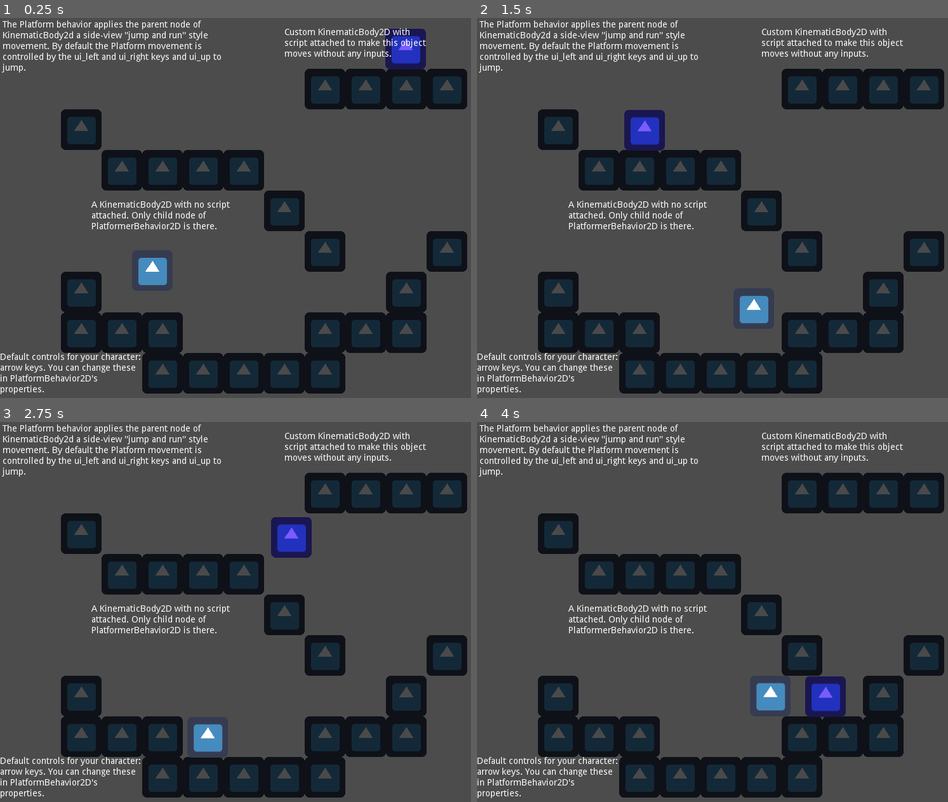
Above: before the commit, frames 1-4 (two rows, left to right).
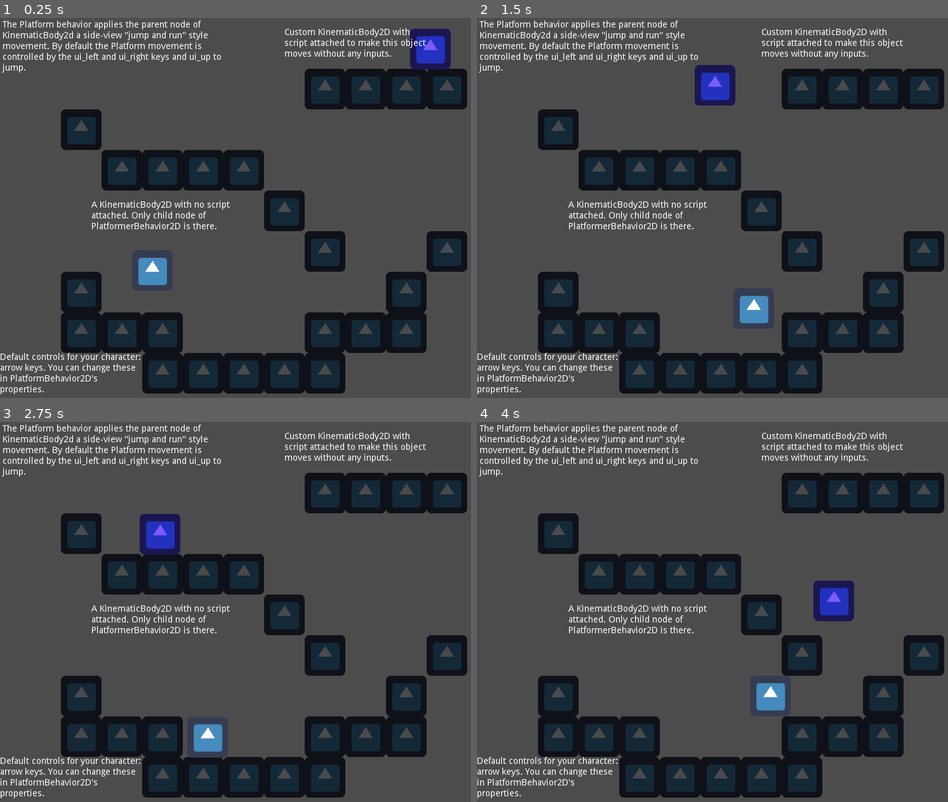
Above: after the commit, the same moments.

Repository: Firstject/Godot---My-Library-Helper
Game: Godot game, scene res://ExampleUsage/UsingPlatformBehavior2D/UsingPlatformBehavior2D.tscn
Two runs of this game, one before a commit and one after it. Both use one fixed random seed, a clock stepped at 60 frames per second and the inputs below. The engine's default icon, where the game draws it, is replaced by a stand-in: a white triangle on a blue panel in a dark square.
Inputs:
- Up to frame 1 (0.25 s): no input
- Up to frame 2 (1.5 s): hold Right (ui_right) from 0.53 s (still down); tap Up (ui_up) at 0.6, 0.77, 1.07, 1.35 s
- Up to frame 3 (2.75 s): tap Up (ui_up) at 1.52, 1.82, 2.1 s; release Right (ui_right) at 2.03 s; hold Left (ui_left) from 2.03 s (still down)
- Up to frame 4 (4 s): release Left (ui_left) at 2.78 s; hold Right (ui_right) from 2.78 s (still down); tap Up (ui_up) at 2.85, 3.02, 3.32, 3.6, 3.77 s

The runs differ from the first frame. In frame 1, 1.3% of the frame differs, in the area x 81-96%, y 2-14%; in frame 2, 1.8%, in the area x 31-55%, y 12-35%; in frame 3, 1.8%; in frame 4, 1.8%.

Commit message:
Redesign PlatformBehavior2D (compat break warning)
- Fixed friction never depend on delta time in physics process.
- More descriptions have been added
- New enum: ProcessType
- New variable: process_mode

Compatibility break warnings:
- Following variable names has been changed:
  - enum MOVE_TYPE_PRESET > MovementType
  - export var GRAVITY_VEC > gravity
  - export var SIDING_CHANGE_SPEED > siding_change_vel
  - export var VELOCITY_X_DAMPING > walk_friction
- Most variable names changed from UPPERCASE to lowercase.

Others:
- new private method: _do_process()

Diff:
--- a/ExampleUsage/UsingPlatformBehavior2D/UsingPlatformBehavior2D.tscn
+++ b/ExampleUsage/UsingPlatformBehavior2D/UsingPlatformBehavior2D.tscn
@@ -13,10 +13,8 @@
 [node name="UsingPlatformBehavior2D" type="Node"]
 
 [node name="StaticBlocks" type="Node2D" parent="."]
-editor/display_folded = true
 
 [node name="StaticBody2D" type="StaticBody2D" parent="StaticBlocks"]
-editor/display_folded = true
 modulate = Color( 0.294118, 0.294118, 0.294118, 1 )
 position = Vector2( 320, 560 )
 
@@ -27,7 +25,6 @@
 texture = ExtResource( 1 )
 
 [node name="StaticBody2D2" type="StaticBody2D" parent="StaticBlocks"]
-editor/display_folded = true
 modulate = Color( 0.294118, 0.294118, 0.294118, 1 )
 position = Vector2( 384, 560 )
 
@@ -38,7 +35,6 @@
 texture = ExtResource( 1 )
 
 [node name="StaticBody2D3" type="StaticBody2D" parent="StaticBlocks"]
-editor/display_folded = true
 modulate = Color( 0.294118, 0.294118, 0.294118, 1 )
 position = Vector2( 448, 560 )
 
@@ -49,7 +45,6 @@
 texture = ExtResource( 1 )
 
 [node name="StaticBody2D4" type="StaticBody2D" parent="StaticBlocks"]
-editor/display_folded = true
 modulate = Color( 0.294118, 0.294118, 0.294118, 1 )
 position = Vector2( 512, 560 )
 
@@ -60,7 +55,6 @@
 texture = ExtResource( 1 )
 
 [node name="StaticBody2D5" type="StaticBody2D" parent="StaticBlocks"]
-editor/display_folded = true
 modulate = Color( 0.294118, 0.294118, 0.294118, 1 )
 position = Vector2( 512, 496 )
 
@@ -71,7 +65,6 @@
 texture = ExtResource( 1 )
 
 [node name="StaticBody2D6" type="StaticBody2D" parent="StaticBlocks"]
-editor/display_folded = true
 modulate = Color( 0.294118, 0.294118, 0.294118, 1 )
 position = Vector2( 256, 560 )
 
@@ -82,7 +75,6 @@
 texture = ExtResource( 1 )
 
 [node name="StaticBody2D7" type="StaticBody2D" parent="StaticBlocks"]
-editor/display_folded = true
 modulate = Color( 0.294118, 0.294118, 0.294118, 1 )
 position = Vector2( 256, 496 )
 
@@ -93,7 +85,6 @@
 texture = ExtResource( 1 )
 
 [node name="StaticBody2D8" type="StaticBody2D" parent="StaticBlocks"]
-editor/display_folded = true
 modulate = Color( 0.294118, 0.294118, 0.294118, 1 )
 position = Vector2( 192, 496 )
 
@@ -104,7 +95,6 @@
 texture = ExtResource( 1 )
 
 [node name="StaticBody2D9" type="StaticBody2D" parent="StaticBlocks"]
-editor/display_folded = true
 modulate = Color( 0.294118, 0.294118, 0.294118, 1 )
 position = Vector2( 128, 496 )
 
@@ -115,7 +105,6 @@
 texture = ExtResource( 1 )
 
 [node name="StaticBody2D10" type="StaticBody2D" parent="StaticBlocks"]
-editor/display_folded = true
 modulate = Color( 0.294118, 0.294118, 0.294118, 1 )
 position = Vector2( 128, 432 )
 
@@ -126,7 +115,6 @@
 texture = ExtResource( 1 )
 
 [node name="StaticBody2D11" type="StaticBody2D" parent="StaticBlocks"]
-editor/display_folded = true
 modulate = Color( 0.294118, 0.294118, 0.294118, 1 )
 position = Vector2( 576, 496 )
 
@@ -137,7 +125,6 @@
 texture = ExtResource( 1 )
 
 [node name="StaticBody2D12" type="StaticBody2D" parent="StaticBlocks"]
-editor/display_folded = true
 modulate = Color( 0.294118, 0.294118, 0.294118, 1 )
 position = Vector2( 640, 496 )
 
@@ -148,7 +135,6 @@
 texture = ExtResource( 1 )
 
 [node name="StaticBody2D13" type="StaticBody2D" parent="StaticBlocks"]
-editor/display_folded = true
 modulate = Color( 0.294118, 0.294118, 0.294118, 1 )
 position = Vector2( 640, 432 )
 
@@ -159,7 +145,6 @@
 texture = ExtResource( 1 )
 
 [node name="StaticBody2D14" type="StaticBody2D" parent="StaticBlocks"]
-editor/display_folded = true
 modulate = Color( 0.294118, 0.294118, 0.294118, 1 )
 position = Vector2( 704, 368 )
 
@@ -170,7 +155,6 @@
 texture = ExtResource( 1 )
 
 [node name="StaticBody2D15" type="StaticBody2D" parent="StaticBlocks"]
-editor/display_folded = true
 modulate = Color( 0.294118, 0.294118, 0.294118, 1 )
 position = Vector2( 512, 368 )
 
@@ -181,7 +165,6 @@
 texture = ExtResource( 1 )
 
 [node name="StaticBody2D16" type="StaticBody2D" parent="StaticBlocks"]
-editor/display_folded = true
 modulate = Color( 0.294118, 0.294118, 0.294118, 1 )
 position = Vector2( 448, 304 )
 
@@ -192,7 +175,6 @@
 texture = ExtResource( 1 )
 
 [node name="StaticBody2D17" type="StaticBody2D" parent="StaticBlocks"]
-editor/display_folded = true
 modulate = Color( 0.294118, 0.294118, 0.294118, 1 )
 position = Vector2( 384, 240 )
 
@@ -203,7 +185,6 @@
 texture = ExtResource( 1 )
 
 [node name="StaticBody2D18" type="StaticBody2D" parent="StaticBlocks"]
-editor/display_folded = true
 modulate = Color( 0.294118, 0.294118, 0.294118, 1 )
 position = Vector2( 320, 240 )
 
@@ -214,7 +195,6 @@
 texture = ExtResource( 1 )
 
 [node name="StaticBody2D19" type="StaticBody2D" parent="StaticBlocks"]
-editor/display_folded = true
 modulate = Color( 0.294118, 0.294118, 0.294118, 1 )
 position = Vector2( 256, 240 )
 
@@ -225,7 +205,6 @@
 texture = ExtResource( 1 )
 
 [node name="StaticBody2D20" type="StaticBody2D" parent="StaticBlocks"]
-editor/display_folded = true
 modulate = Color( 0.294118, 0.294118, 0.294118, 1 )
 position = Vector2( 192, 240 )
 
@@ -236,7 +215,6 @@
 texture = ExtResource( 1 )
 
 [node name="StaticBody2D21" type="StaticBody2D" parent="StaticBlocks"]
-editor/display_folded = true
 modulate = Color( 0.294118, 0.294118, 0.294118, 1 )
 position = Vector2( 128, 176 )
 
@@ -247,7 +225,6 @@
 texture = ExtResource( 1 )
 
 [node name="StaticBody2D22" type="StaticBody2D" parent="StaticBlocks"]
-editor/display_folded = true
 modulate = Color( 0.294118, 0.294118, 0.294118, 1 )
 position = Vector2( 512, 112 )
 
@@ -258,7 +235,6 @@
 texture = ExtResource( 1 )
 
 [node name="StaticBody2D23" type="StaticBody2D" parent="StaticBlocks"]
-editor/display_folded = true
 modulate = Color( 0.294118, 0.294118, 0.294118, 1 )
 position = Vector2( 576, 112 )
 
@@ -269,7 +245,6 @@
 texture = ExtResource( 1 )
 
 [node name="StaticBody2D24" type="StaticBody2D" parent="StaticBlocks"]
-editor/display_folded = true
 modulate = Color( 0.294118, 0.294118, 0.294118, 1 )
 position = Vector2( 640, 112 )
 
@@ -280,7 +255,6 @@
 texture = ExtResource( 1 )
 
 [node name="StaticBody2D25" type="StaticBody2D" parent="StaticBlocks"]
-editor/display_folded = true
 modulate = Color( 0.294118, 0.294118, 0.294118, 1 )
 position = Vector2( 704, 112 )
 
@@ -304,7 +278,7 @@
 shape = SubResource( 2 )
 
 [node name="PlatformBehavior2D" parent="KinematicBody2D" instance=ExtResource( 2 )]
-CONTROL_ENABLE = true
+control_enable = true
 
 [node name="Another AI test" type="KinematicBody2D" parent="."]
 position = Vector2( 704, 48 )
@@ -322,9 +296,6 @@
 shape = SubResource( 2 )
 
 [node name="PlatformBehavior2D" parent="Another AI test" instance=ExtResource( 2 )]
-GRAVITY_VEC = Vector2( 0, 1800 )
-WALK_SPEED = 300.0
-VELOCITY_X_DAMPING = 1.0
 
 [node name="Explaination" type="Control" parent="."]
 anchor_right = 1.0
--- a/Lib/PlatformBehavior2D/PlatformBehavior2D.gd
+++ b/Lib/PlatformBehavior2D/PlatformBehavior2D.gd
@@ -7,7 +7,7 @@
 class_name User_PlatformBehavior2D, "./PlatformBehavior.png"
 
 """
-	The Platform behavior applies the parent node of
+	The Platform behavior applies the root node of
 	KinematicBody2d a side-view 'jump and run' style
 	movement. By default the Platform movement is
 	controlled by the ui_left and ui_right keys and
@@ -15,35 +15,39 @@
 
 	To set up custom controls, you
 	can do so by setting export variables:
-	   DEFAULT_CONTROL_LEFT = 'ui_left'
-	   DEFAULT_CONTROL_RIGHT = 'ui_right'
-	   DEFAULT_CONTROL_JUMP = 'ui_up'
+	- default_control_left = 'ui_left'
+	- default_control_right = 'ui_right'
+	- default_control_jump = 'ui_up'
+
 	To set up automatic controls, you can set
 	either one of these:
-	   simulate_walk_left = true
-	   simulate_walk_right = true
-	   simulate_jump = true
-	While any of the above is true (e.g.
-	simulate_walk_left), the parent node will
-	move itself as if it was holding left button.
-
-	  ###Usage###
-	Instance PlatformBehavior2D (from /Lib) or
-	adding child node as
-	User_PlatformBehavior2D (PlatformBehavior2D.gd)
-	where you want a KinematicBody2D to have this
-	behavior enabled. When attached, it's ready
-	to be used!
-
-	PROs:
-	 - No need to attach script and write it over
-	   on every KinematicBody2D objects.
-	 - Can be used on every object that's
-	   KinematicBody2D.
-	CONs:
-	 - Quite complex to use.
-	 - The script is currently very complicated to
-	   understand if you plan to improve it.
+	- simulate_walk_left = true
+	- simulate_walk_right = true
+	- simulate_jump = true
+
+	While any of the above is true (e.g. simulate_walk_left),
+	the root node will move itself as if it was holding
+	left button.
+
+	**Usage**
+
+	Instance PlatformBehavior2D (from /Lib) or adding child node as
+	FJ_Inst_PlatformBehavior2D (PlatformBehavior2D.gd) and specify
+	the target KinematicBody2D node to have this behavior enabled.
+
+	**PROs:**
+
+	- No need to attach script and write it over on every
+	KinematicBody2D objects.
+
+	- Can be used on every object that's KinematicBody2D.
+
+	**CONs:**
+
+	- Quite complex to use.
+
+	- The script is currently very complex to use if you plan
+	to improve it.
 """
 
 #-------------------------------------------------
@@ -89,109 +93,149 @@
 #      Constants
 #-------------------------------------------------
 
-enum MOVE_TYPE_PRESET {
-	MOVE_AND_SLIDE,
-	MOVE_AND_COLLIDE
-}
-
+#Type at which the method will be used on root node.
+enum MovementType {MOVE_AND_SLIDE, MOVE_AND_COLLIDE}
+
+#Type during the processing step of the main loop.
+enum ProcessType {IDLE, PHYSICS}
 
 #-------------------------------------------------
 #      Properties
 #-------------------------------------------------
 
 #The node you want to have this behavior applied.
-export (NodePath) var root_node = "./.."
-
-#When off, this will become 'inactive' state.
-export(bool) var ACTIVE = true
-
-#Movement type for root node of KinematicBody2D
-#If it's MOVE_AND_SLIDE, method move_and_slide()
-#will be used. If it's MOVE_AND_COLLIDE, method
-#move_and_collide() will be used. It's advise to
-#leave MOVE_AND_SLIDE default.
-export(MOVE_TYPE_PRESET) var move_type = 0
+export (NodePath) var root_node : NodePath = "./.."
+
+#If false, the behavior is in disabled state and won't do anything.
+export (bool) var active := true
+
+#The process how the object moves from a chosen behavior:
+#
+#- Idle: Update once per frame.
+#
+#- Physics: Update and sync with physics.
+export (ProcessType) var process_mode = ProcessType.PHYSICS
+
+#Movement type for root node of KinematicBody2D.
+#If it's MOVE_AND_SLIDE, method move_and_slide() on root node will be used.
+#If it's MOVE_AND_COLLIDE, method move_and_collide() on root node will be used.
+#It's advise to leave MOVE_AND_SLIDE as default.
+export (MovementType) var move_type := MovementType.MOVE_AND_SLIDE
 
 #The force of gravity, which causes acceleration
 #by vector's axis, in pixels per second.
 #Note that x-axis is not currently supported,
 #and should be used with cautions.
-export(Vector2) var GRAVITY_VEC = Vector2(0, 900.0) # pixels/second/second
-
-#Movement speed when left/right key is pressed,
+export (Vector2) var gravity := Vector2(0, 900.0) # pixels/second/second
+
+#Movement acceleration speed when moving left or right,
 #in in pixels per second.
-export(float) var WALK_SPEED = 250 # pixels/sec
+export (float) var walk_speed := 250.0
+
+#Friction value at which the target root node is not accelerating.
+export (float) var walk_friction := 0.1
 
 #Jump force when jump key is pressed.
-export(float) var JUMP_SPEED = 360
-
-#--
-export(float) var SIDING_CHANGE_SPEED = 10
-
-#--
-export(float) var VELOCITY_X_DAMPING = 0.1
+export (float) var jump_speed := 360.0
+
+#Offset at which when the state of `move_direction` will change.
+export (float) var siding_change_vel := 10.0
+
+#Used in custom_move_and_slide()
+export (bool) var stop_on_slope := false
+
+#Used in custom_move_and_slide()
+export (int) var max_slides := 3
 
 #Maximum fall speed, in pixels per second.
-export(float) var MAX_FALL_SPEED = 300
-
-#Normalized vector for a KinematicBody2D
-#considering as a floor.
-export var FLOOR_NORMAL = Vector2(0, -1)
+export (float) var max_fall_speed := 300.0
+
+#Normalized vector for a KinematicBody2D considering as a floor.
+export (Vector2) var floor_normal := Vector2(0, -1)
 
 #While the character is standing on the floor, it will try to remain
 #snapped to it. If no longer on ground, it will not try to snap again
 #until it touches down.
 #The snap property is a simple vector pointing towards a direction
 #and length (how long it should try to search for the ground to snap)
-export var SNAP_FLOOR_PIXEL = Vector2(0, 6)
-
-#If control is disabled, any keypresses or inputs
-#will not be used.
-export(bool) var CONTROL_ENABLE = false
-
-
-export(String) var DEFAULT_CONTROL_LEFT = 'ui_left'
-export(String) var DEFAULT_CONTROL_RIGHT = 'ui_right'
-export(String) var DEFAULT_CONTROL_JUMP = 'ui_up'
+export (Vector2) var snap_floor_pixel := Vector2(0, 6)
+
+#If false, any keypress or inputs will be disabled.
+export (bool) var control_enable := false
+
+#Default action key for a controlled movement of move left.
+export(String) var default_control_left = 'ui_left'
+
+#Default action key for a controlled movement of move right.
+export(String) var default_control_right = 'ui_right'
+
+#Default action key for a controlled movement of jump.
+export(String) var default_control_jump = 'ui_up'
 
 
 onready var _fetched_root_node : Node = get_node(root_node)
 
+
 #Current velocity reported after move_and_slide or
-#move_and_collided on root node is called.
+#move_and_collided on root node called.
 #Note that if you want to get velocity report before
-#move_and_slide or move_and_collide is called, use
+#move_and_slide or move_and_collide calls, use
 #velocity_before_move_and_slide instead.
 var velocity = Vector2() setget set_velocity, get_velocity
 
+#Time in seconds since leaving the ground.
 var on_air_time : float = 0
 
+#True if the root node is just landed.
 var is_just_landed = true
 
+#True if the root node is just hit ceiling.
 var is_just_hit_ceiling = false
 
-var is_just_by_wall
+#True if the root node is just by wall.
+var is_just_by_wall = false
 
 #Simulate control where it can be toggled.
 #While on, the object will keep moving until toggled off.
 var simulate_walk_left = false
 
+#Simulate control where it can be toggled.
+#While on, the object will keep moving until toggled off.
 var simulate_walk_right = false
 
+#Simulate control where it can be toggled.
+#While on, the object will keep jumping until toggled off.
 var simulate_jump = false
 
+#State at which the target root node is moving left.
+#This is automatically set and you should not set this manually.
 var walk_left = false #Init... once
 
+#State at which the target root node is moving right.
+#This is automatically set and you should not set this manually.
 var walk_right = false #Init... once
 
+#State at which the target root node is currently on floor.
+#This is automatically set and you should not set this manually.
 var on_floor = true
 
+#State at which the target root node is currently on ceiling.
+#This is automatically set and you should not set this manually.
 var on_ceiling = false
 
+#State at which the target root node is currently by wall.
+#This is automatically set and you should not set this manually.
 var on_wall = false
 
+#State at which the target root node is jumping such as by keypress.
+#You should not set this manually.
 var jump = false #Init... once
 
+#Move direction according to moving velocity.
+#Negative value indicates the root node is moving left and positive
+#indicates the root node is moving right, while zero value indicates
+#that no movement is detected.
+#`siding_change_vel` is used for offseting before this state changes.
 var move_direction : int #-1 = moving left, 1 = moving right, 0 = still.
 
 #Velocity before move_and_slide or move_and_collide is called.
@@ -215,17 +259,84 @@
 
 	return warning
 
-func _physics_process(delta):
+func _process(delta: float) -> void:
 	if Engine.is_editor_hint(): #We want this to works only in-game.
 		return
 
+	if process_mode == ProcessType.IDLE:
+		_do_process(delta)
+
+func _physics_process(delta : float) -> void:
+	if Engine.is_editor_hint(): #We want this to works only in-game.
+		return
+
+	if process_mode == ProcessType.PHYSICS:
+		_do_process(delta)
+
+
+#-------------------------------------------------
+#      Public Methods
+#-------------------------------------------------
+
+#The same as calling root node: move_and_slide.
+#This also emit signal the collision's information.
+#Sets velocity after move_and_slide() on root node is called.
+#Note that this is called every frame when this node is active.
+#If you wish to call this method manually, make sure to set `active`
+#to false.
+func custom_move_and_slide(custom_velocity, custom_floor_normal, custom_stop_on_slope = stop_on_slope, custom_max_slides = max_slides) -> Vector2:
+	var vel : Vector2
+
+	#Make sure to disable snap when the character jumps.
+	#Jumping is usually done by setting velocity.y to
+	#a negative velocity (like -100), but if snapping
+	#is active this will not work, as the character will
+	#snap back to the floor.
+	if jump and on_floor:
+		vel = _fetched_root_node.move_and_slide(custom_velocity, custom_floor_normal, custom_stop_on_slope, custom_max_slides)
+	else:
+		vel = _fetched_root_node.move_and_slide_with_snap(custom_velocity, snap_floor_pixel, custom_floor_normal, custom_stop_on_slope, custom_max_slides)
+
+	if _fetched_root_node.get_slide_count() > 0:
+		for i in _fetched_root_node.get_slide_count():
+			emit_signal("collided", _fetched_root_node.get_slide_collision(i))
+
+	return vel
+
+#Instantly moves an object upward.
+#By default jumping must met the conditions such as when on ground.
+#Passing an optional parameter of boolean to bypass this.
+func jump_start(var check_condition = true) -> void:
+	if check_condition:
+		if !on_floor:
+			return
+
+	emit_signal("jumped")
+	#Emit signal that the jump is done by keypress.
+	if Input.is_action_pressed(default_control_jump) && control_enable:
+		emit_signal("jumped_by_keypress")
+
+	velocity.y = -jump_speed
+
+#Check if this node will work. Return false if not.
+func is_root_node_valid() -> bool:
+	return _fetched_root_node is KinematicBody2D
+
+#-------------------------------------------------
+#      Private Methods
+#-------------------------------------------------
+
+func _do_process(delta : float) -> void:
+	if Engine.is_editor_hint(): #We want this to works only in-game.
+		return
+
 	#Won't work if root node node is not KinematicBody2D.
-	if !is_validate():
+	if !is_root_node_valid():
 		return
 	_fetched_root_node = _fetched_root_node as KinematicBody2D
 
 	#Check for initial state
-	if !ACTIVE:
+	if !active:
 		return
 
 	move_direction = 0
@@ -233,16 +344,16 @@
 	### MOVEMENT ###
 
 	# Apply gravity
-	velocity += delta * GRAVITY_VEC
+	velocity += delta * gravity
 
 	# Either Move and slide or Move and collide
-	if move_type == MOVE_TYPE_PRESET.MOVE_AND_SLIDE:
+	if move_type == MovementType.MOVE_AND_SLIDE:
 		#Set velocity before move and slide. For more info,
 		#please see its variable.
 		set_velocity_before_move_and_slide(velocity)
-		velocity = custom_move_and_slide(velocity, FLOOR_NORMAL)
-	elif move_type == MOVE_TYPE_PRESET.MOVE_AND_COLLIDE:
-		var kinematic_collision = _fetched_root_node.move_and_collide(GRAVITY_VEC * delta)
+		velocity = custom_move_and_slide(velocity, floor_normal, stop_on_slope, max_slides)
+	elif move_type == MovementType.MOVE_AND_COLLIDE:
+		var kinematic_collision = _fetched_root_node.move_and_collide(gravity * delta)
 		if kinematic_collision != null:
 			emit_signal("move_and_collided", kinematic_collision)
 	# Detect if we are on floor - only works if called *after* move_and_slide
@@ -257,8 +368,8 @@
 		on_air_time = 0
 
 	#Checks
-	if velocity.y > MAX_FALL_SPEED: #Limits fall speeds
-		velocity.y = MAX_FALL_SPEED
+	if velocity.y > max_fall_speed: #Limits fall speeds
+		velocity.y = max_fall_speed
 	if on_floor: #Emit signal on landed once.
 		if !is_just_landed:
 			is_just_landed = true
@@ -283,17 +394,16 @@
 	### CONTROL ###
 
 	# Horizontal movement
-	var target_speed = 0
-	walk_left = (Input.is_action_pressed(DEFAULT_CONTROL_LEFT) && CONTROL_ENABLE) || simulate_walk_left
-	walk_right = (Input.is_action_pressed(DEFAULT_CONTROL_RIGHT) && CONTROL_ENABLE) || simulate_walk_right
-	jump = (Input.is_action_pressed(DEFAULT_CONTROL_JUMP) && CONTROL_ENABLE) || simulate_jump
+	var walk_dir : int
+	walk_left = (Input.is_action_pressed(default_control_left) && control_enable) || simulate_walk_left
+	walk_right = (Input.is_action_pressed(default_control_right) && control_enable) || simulate_walk_right
+	jump = (Input.is_action_pressed(default_control_jump) && control_enable) || simulate_jump
 	if walk_left:
-		target_speed -= 1
+		walk_dir = -1
 	if walk_right:
-		target_speed += 1
-
-	target_speed *= WALK_SPEED
-	velocity.x = lerp(velocity.x, target_speed, VELOCITY_X_DAMPING)
+		walk_dir = 1
+
+	velocity.x = lerp(velocity.x, walk_dir * walk_speed, walk_friction * delta * 60)
 
 	# Jumping by keypress
 	if jump:
@@ -301,54 +411,10 @@
 
 	#Move Direction
 	#DEV NOTE: Removed check if on_floor.
-	if velocity.x < -SIDING_CHANGE_SPEED:
+	if velocity.x < -siding_change_vel:
 		move_direction = -1
-	if velocity.x > SIDING_CHANGE_SPEED:
+	if velocity.x > siding_change_vel:
 		move_direction = 1
-
-
-#-------------------------------------------------
-#      Public Methods
-#-------------------------------------------------
-
-#The same as calling root node: move_and_slide
-#This also emit signal the collision's information.
-#Sets velocity after move_and_slide() on root node is called.
-func custom_move_and_slide(custom_velocity, custom_floor_normal) -> Vector2:
-	var vel : Vector2
-
-	#Make sure to disable snap when the character jumps.
-	#Jumping is usually done by setting velocity.y to
-	#a negative velocity (like -100), but if snapping
-	#is active this will not work, as the character will
-	#snap back to the floor.
-	if jump and on_floor:
-		vel = _fetched_root_node.move_and_slide(custom_velocity, custom_floor_normal)
-	else:
-		vel = _fetched_root_node.move_and_slide_with_snap(custom_velocity, SNAP_FLOOR_PIXEL, custom_floor_normal)
-
-	if _fetched_root_node.get_slide_count() > 0:
-		for i in _fetched_root_node.get_slide_count():
-			emit_signal("collided", _fetched_root_node.get_slide_collision(i))
-
-	return vel
-
-#Controls
-func jump_start(var check_condition = true) -> void:
-	if check_condition:
-		if !on_floor:
-			return
-
-	emit_signal("jumped")
-	#Emit signal that the jump is done by keypress.
-	if Input.is_action_pressed(DEFAULT_CONTROL_JUMP) && CONTROL_ENABLE:
-		emit_signal("jumped_by_keypress")
-
-	velocity.y = -JUMP_SPEED
-
-#Check if this node will work. Return false if not.
-func is_validate() -> bool:
-	return _fetched_root_node is KinematicBody2D
 
 #-------------------------------------------------
 #      Setters & Getters
